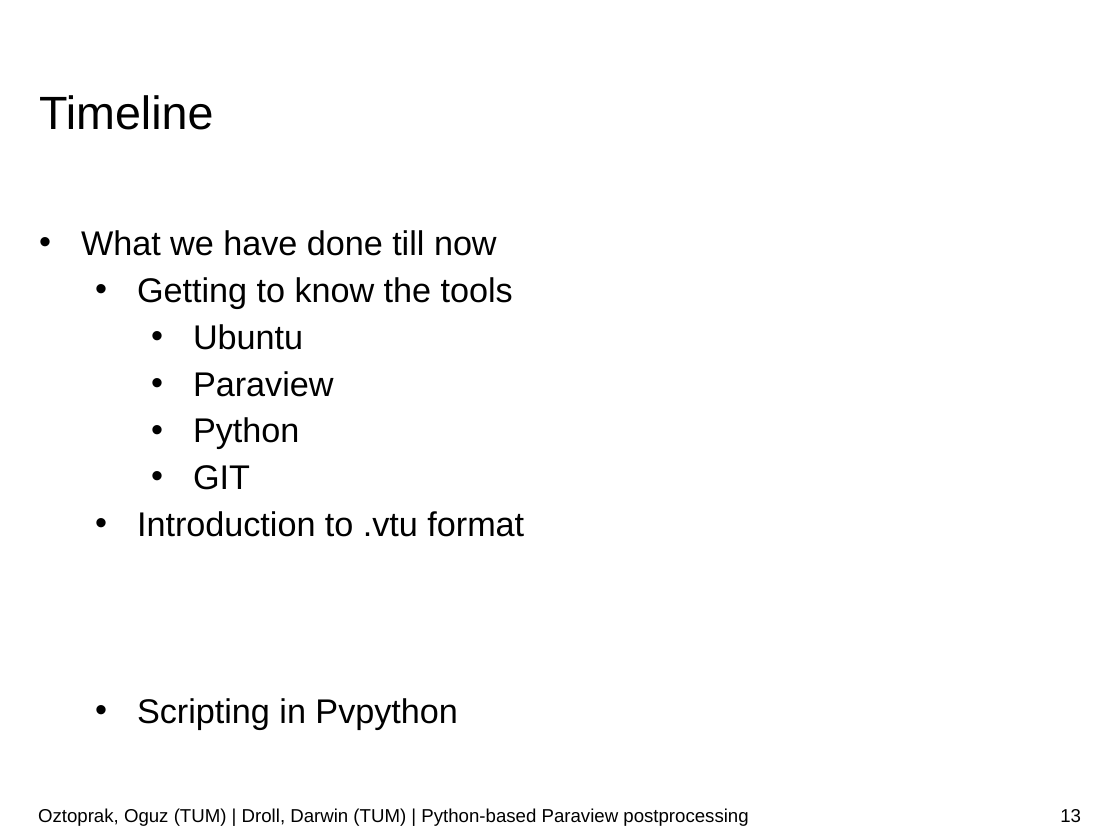
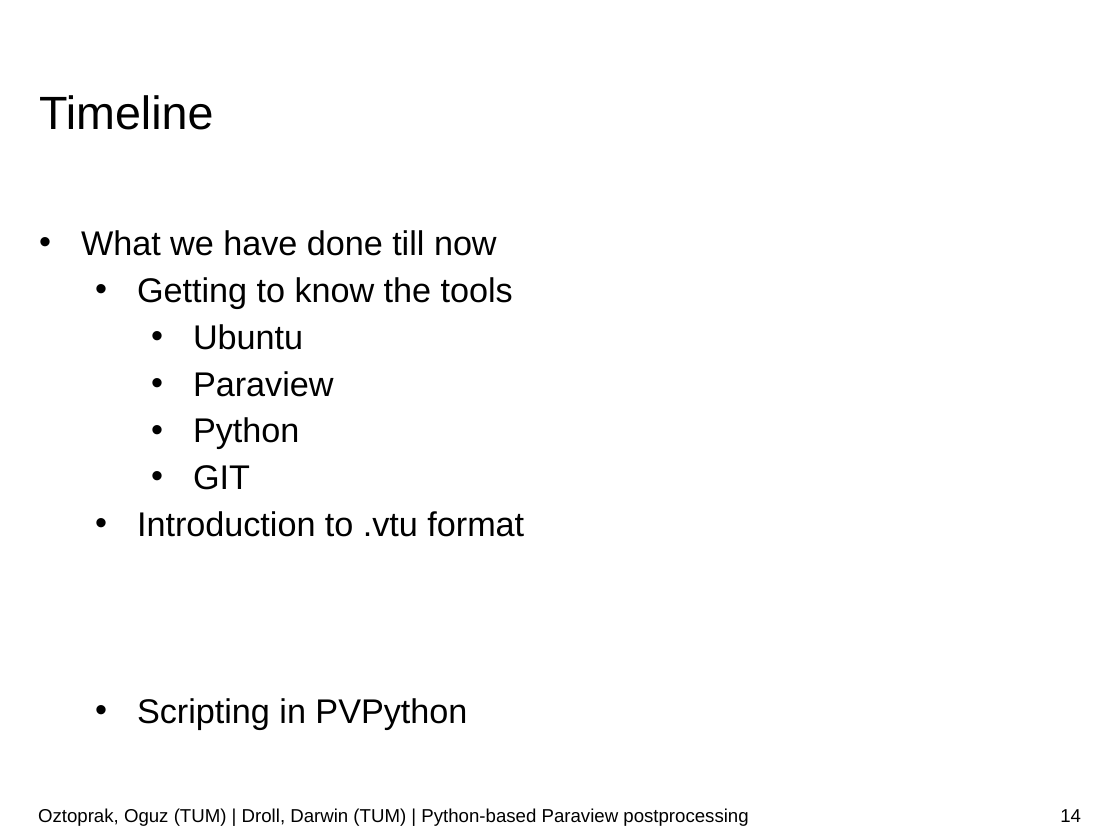
Before and after one commit to JusticeBoi/Paraview-PostProcessing-SoftwareLab, a slide deck: slide 14 of Paraview-postprocessor.pptx (slide 13 before the commit). Drawn at 1120x840 pixels with LibreOffice and Linux fonts; fonts in the diff are those of the drawing; background and template pictures are left out. Boxes give left, top, right and bottom in pixels: in the first picture for what was removed or moved away, otherwise in the second. Text is boxed around its words. In the diff, an @@ line names an element or a change of style, - is before the commit and + after.

Commit message:
modified presentation and small things added on the script

```diff
--- a/Paraview-postprocessor.pptx
+++ b/Paraview-postprocessor.pptx
@@ text at [137,698,467,730]: text changed @@
-  • Scripting in Pvpython
+  • Scripting in PVPython
@@ page number at [1060,809,1081,822]: text changed @@
-13
+14
```
Also in this commit, not shown: 1 slide added, 1 other file.
